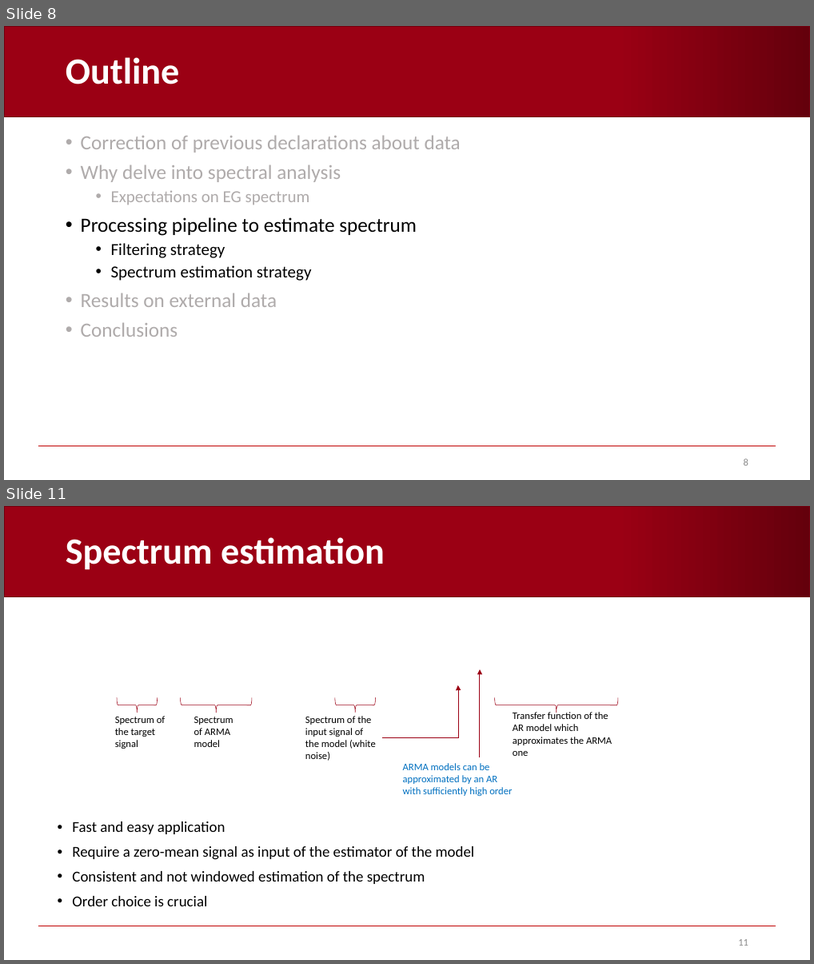
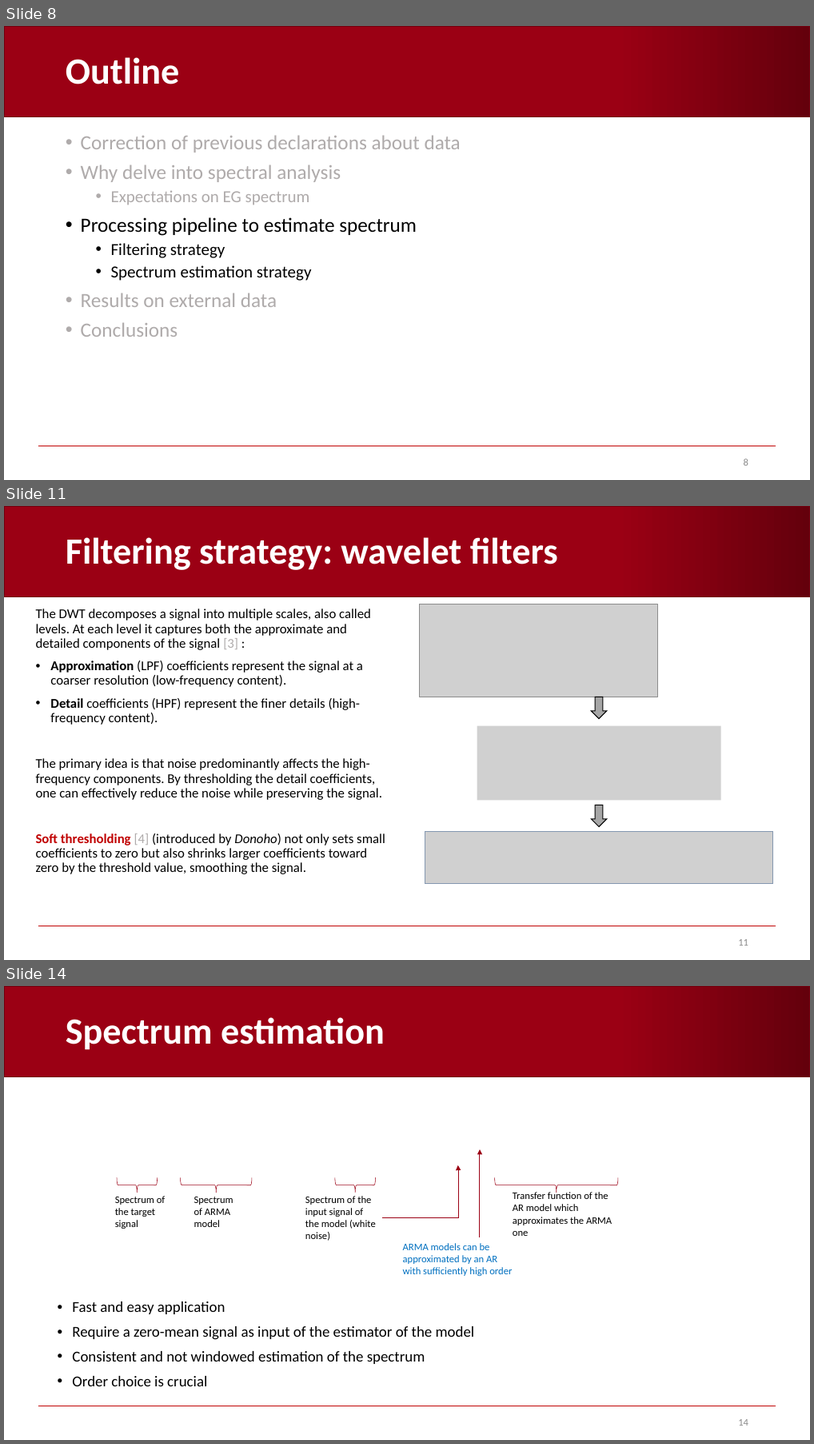
Before and after one commit to AndreaCorrado00/Tesi_magistrale_Corrado_Andrea, a slide deck: Documentation/3. in-depth spectrum analysis.pptx. Shown one above the other, each under a label of ours: slides 8 and 11 before the commit, slides 8, 11 and 14 after it; the slides between them are not shown. The pictures are 814x964 and 814x1444 pixels, drawn with LibreOffice and Linux fonts; fonts in the diff are those of the drawing; grey boxes stand for pictures; background and template pictures are left out. Boxes give left, top, right and bottom in pixels: in the first picture for what was removed or moved away, otherwise in the second. Text is boxed around its words. In the diff, an @@ line names an element or a change of style, - is before the commit and + after.

```diff
--- a/Documentation/3. in-depth spectrum analysis.pptx
+++ b/Documentation/3. in-depth spectrum analysis.pptx
@@ slide 11 added at [4, 506, 810, 960], background #FFFFFF; not listed: 2 template elements that a slide beside it also shows @@
@@ title added at [66, 537, 558, 570], 44 pt, text #FFFFFF, bold @@
+Filtering strategy: wavelet filters
@@ text added at [36, 608, 386, 874], 16 pt, text #000000 @@
+The DWT decomposes a signal into multiple scales, also called levels. At each level it captures both the approximate and detailed components of the signal [3] :
+• Approximation (LPF) coefficients represent the signal at a coarser resolution (low-frequency content).
+• Detail coefficients (HPF) represent the finer details (high-frequency content).
+The primary idea is that noise predominantly affects the high-frequency components. By thresholding the detail coefficients, one can effectively reduce the noise while preserving the signal.
+Soft thresholding [4] (introduced by Donoho) not only sets small coefficients to zero but also shrinks larger coefficients toward zero by the threshold value, smoothing the signal.
@@ picture added at [420, 604, 658, 696] @@
@@ down arrow added at [591, 696, 607, 718], fill #A6A6A6, outline #000000 1 pt @@
@@ picture added at [478, 725, 722, 800] @@
@@ down arrow added at [591, 805, 607, 827], fill #A6A6A6, outline #000000 1 pt @@
@@ picture added at [426, 832, 774, 884] @@
@@ page number added at [738, 939, 749, 945], 12 pt, text #8C8C8C @@
+11
@@ what was slide 11 is now slide 14 @@
@@ page number at [738, 1419, 749, 1425]: text changed @@
-11
+14
```
Also in this commit, not shown: 8 slides changed, 5 other slides added, 7 slides removed, 4 other files.
